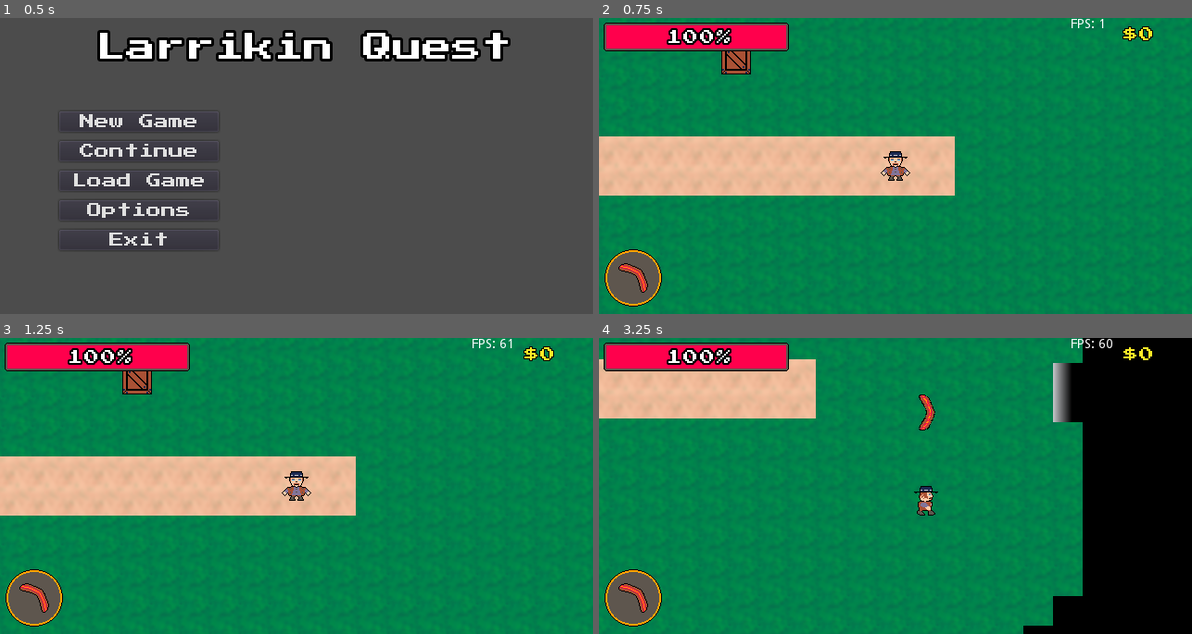
Above: before the commit, frames 1-4 (two rows, left to right).
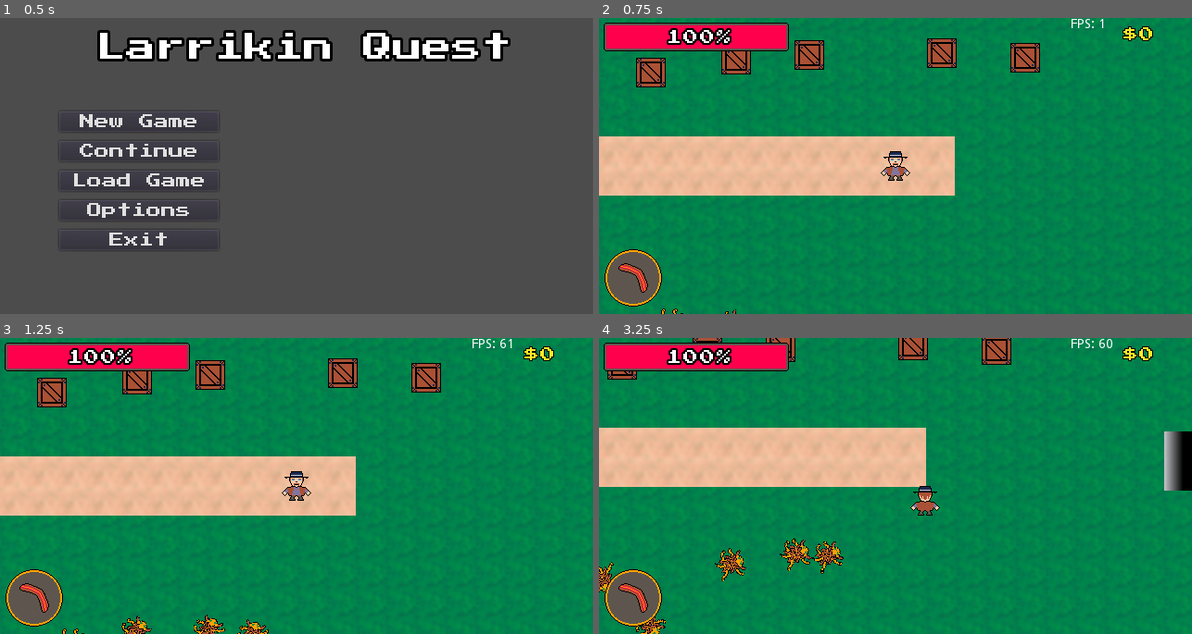
Above: after the commit, the same moments.

Repository: Beetron/2d-aussie-rpg
Game: Godot game, scene res://scene/Master.tscn
Two runs of this game, one before a commit and one after it. Both use one fixed random seed, a clock stepped at 60 frames per second and the inputs below.
Inputs (mouse positions are in pixels of both pictures, inside the frame that each line leads up to):
- Up to frame 1 (0.5 s): no input
- Up to frame 2 (0.75 s): click "New Game" at 0.5 s
- Up to frame 3 (1.25 s): no input
- Up to frame 4 (3.25 s): move the mouse to (1025, 471) at 1.27 s; press the mouse at (1025, 471) at 1.28 s; hold Right (ui_right) 1.28-2.03 s; move the mouse to (776, 500) at 2.02 s; release the mouse at (776, 500) at 2.03 s; hold Down (ui_down) 2.03-2.78 s; click (776, 500) at 2.1 s; move the mouse to (954, 420) at 2.77 s; press the mouse at (954, 420) at 2.78 s; hold Right (ui_right) from 2.78 s (still down)

Frame 1 is identical in both runs. In frame 2, 2.0% of the frame differs, in the area x 6-75%, y 6-100%; in frame 3, 2.5%; in frame 4, 39%, in the area x 0-100%, y 0-100%.

Commit message:
Added melee attacks

Diff:
--- /dev/null
+++ b/anim/PlayerAttackDown.tres
@@ -0,0 +1,54 @@
+[gd_resource type="Animation" format=2]
+
+[resource]
+resource_name = "AttackDown"
+length = 0.4
+step = 0.05
+tracks/0/type = "value"
+tracks/0/path = NodePath("AttackSpriteDown:frame")
+tracks/0/interp = 1
+tracks/0/loop_wrap = true
+tracks/0/imported = false
+tracks/0/enabled = true
+tracks/0/keys = {
+"times": PoolRealArray( 0, 0.05, 0.1, 0.15, 0.3, 0.35 ),
+"transitions": PoolRealArray( 1, 1, 1, 1, 1, 1 ),
+"update": 1,
+"values": [ 0, 1, 2, 3, 1, 0 ]
+}
+tracks/1/type = "value"
+tracks/1/path = NodePath("AttackSpriteDown:visible")
+tracks/1/interp = 1
+tracks/1/loop_wrap = true
+tracks/1/imported = false
+tracks/1/enabled = true
+tracks/1/keys = {
+"times": PoolRealArray( 0, 0.4 ),
+"transitions": PoolRealArray( 1, 1 ),
+"update": 1,
+"values": [ true, false ]
+}
+tracks/2/type = "value"
+tracks/2/path = NodePath("Sprite:visible")
+tracks/2/interp = 1
+tracks/2/loop_wrap = true
+tracks/2/imported = false
+tracks/2/enabled = true
+tracks/2/keys = {
+"times": PoolRealArray( 0, 0.4 ),
+"transitions": PoolRealArray( 1, 1 ),
+"update": 1,
+"values": [ false, true ]
+}
+tracks/3/type = "value"
+tracks/3/path = NodePath("KnifeHitbox/Down:disabled")
+tracks/3/interp = 1
+tracks/3/loop_wrap = true
+tracks/3/imported = false
+tracks/3/enabled = true
+tracks/3/keys = {
+"times": PoolRealArray( 0, 0.1, 0.3 ),
+"transitions": PoolRealArray( 1, 1, 1 ),
+"update": 1,
+"values": [ true, false, true ]
+}
--- /dev/null
+++ b/anim/PlayerAttackLeft.tres
@@ -0,0 +1,54 @@
+[gd_resource type="Animation" format=2]
+
+[resource]
+resource_name = "AttackLeft"
+length = 0.4
+step = 0.05
+tracks/0/type = "value"
+tracks/0/path = NodePath("AttackSpriteLeft:frame")
+tracks/0/interp = 1
+tracks/0/loop_wrap = true
+tracks/0/imported = false
+tracks/0/enabled = true
+tracks/0/keys = {
+"times": PoolRealArray( 0, 0.05, 0.1, 0.15, 0.3, 0.35 ),
+"transitions": PoolRealArray( 1, 1, 1, 1, 1, 1 ),
+"update": 1,
+"values": [ 0, 1, 2, 3, 1, 0 ]
+}
+tracks/1/type = "value"
+tracks/1/path = NodePath("Sprite:visible")
+tracks/1/interp = 1
+tracks/1/loop_wrap = true
+tracks/1/imported = false
+tracks/1/enabled = true
+tracks/1/keys = {
+"times": PoolRealArray( 0, 0.4 ),
+"transitions": PoolRealArray( 1, 1 ),
+"update": 1,
+"values": [ false, true ]
+}
+tracks/2/type = "value"
+tracks/2/path = NodePath("AttackSpriteLeft:visible")
+tracks/2/interp = 1
+tracks/2/loop_wrap = true
+tracks/2/imported = false
+tracks/2/enabled = true
+tracks/2/keys = {
+"times": PoolRealArray( 0, 0.4 ),
+"transitions": PoolRealArray( 1, 1 ),
+"update": 1,
+"values": [ true, false ]
+}
+tracks/3/type = "value"
+tracks/3/path = NodePath("KnifeHitbox/Left:disabled")
+tracks/3/interp = 1
+tracks/3/loop_wrap = true
+tracks/3/imported = false
+tracks/3/enabled = true
+tracks/3/keys = {
+"times": PoolRealArray( 0, 0.1, 0.3 ),
+"transitions": PoolRealArray( 1, 1, 1 ),
+"update": 1,
+"values": [ true, false, true ]
+}
--- /dev/null
+++ b/anim/PlayerAttackRight.tres
@@ -0,0 +1,54 @@
+[gd_resource type="Animation" format=2]
+
+[resource]
+resource_name = "AttackRight"
+length = 0.4
+step = 0.05
+tracks/0/type = "value"
+tracks/0/path = NodePath("AttackSpriteRight:frame")
+tracks/0/interp = 1
+tracks/0/loop_wrap = true
+tracks/0/imported = false
+tracks/0/enabled = true
+tracks/0/keys = {
+"times": PoolRealArray( 0, 0.05, 0.1, 0.15, 0.3, 0.35 ),
+"transitions": PoolRealArray( 1, 1, 1, 1, 1, 1 ),
+"update": 1,
+"values": [ 0, 1, 2, 3, 1, 0 ]
+}
+tracks/1/type = "value"
+tracks/1/path = NodePath("AttackSpriteRight:visible")
+tracks/1/interp = 1
+tracks/1/loop_wrap = true
+tracks/1/imported = false
+tracks/1/enabled = true
+tracks/1/keys = {
+"times": PoolRealArray( 0, 0.4 ),
+"transitions": PoolRealArray( 1, 1 ),
+"update": 1,
+"values": [ true, false ]
+}
+tracks/2/type = "value"
+tracks/2/path = NodePath("Sprite:visible")
+tracks/2/interp = 1
+tracks/2/loop_wrap = true
+tracks/2/imported = false
+tracks/2/enabled = true
+tracks/2/keys = {
+"times": PoolRealArray( 0, 0.4 ),
+"transitions": PoolRealArray( 1, 1 ),
+"update": 1,
+"values": [ false, true ]
+}
+tracks/3/type = "value"
+tracks/3/path = NodePath("KnifeHitbox/Right:disabled")
+tracks/3/interp = 1
+tracks/3/loop_wrap = true
+tracks/3/imported = false
+tracks/3/enabled = true
+tracks/3/keys = {
+"times": PoolRealArray( 0, 0.1, 0.3 ),
+"transitions": PoolRealArray( 1, 1, 1 ),
+"update": 1,
+"values": [ true, false, true ]
+}
--- /dev/null
+++ b/anim/PlayerAttackUp.tres
@@ -0,0 +1,54 @@
+[gd_resource type="Animation" format=2]
+
+[resource]
+resource_name = "AttackUp"
+length = 0.4
+step = 0.05
+tracks/0/type = "value"
+tracks/0/path = NodePath("AttackSpriteUp:frame")
+tracks/0/interp = 1
+tracks/0/loop_wrap = true
+tracks/0/imported = false
+tracks/0/enabled = true
+tracks/0/keys = {
+"times": PoolRealArray( 0, 0.05, 0.1, 0.15, 0.3, 0.35 ),
+"transitions": PoolRealArray( 1, 1, 1, 1, 1, 1 ),
+"update": 1,
+"values": [ 0, 1, 2, 3, 1, 0 ]
+}
+tracks/1/type = "value"
+tracks/1/path = NodePath("Sprite:visible")
+tracks/1/interp = 1
+tracks/1/loop_wrap = true
+tracks/1/imported = false
+tracks/1/enabled = true
+tracks/1/keys = {
+"times": PoolRealArray( 0, 0.4 ),
+"transitions": PoolRealArray( 1, 1 ),
+"update": 1,
+"values": [ false, true ]
+}
+tracks/2/type = "value"
+tracks/2/path = NodePath("AttackSpriteUp:visible")
+tracks/2/interp = 1
+tracks/2/loop_wrap = true
+tracks/2/imported = false
+tracks/2/enabled = true
+tracks/2/keys = {
+"times": PoolRealArray( 0, 0.4 ),
+"transitions": PoolRealArray( 1, 1 ),
+"update": 1,
+"values": [ true, false ]
+}
+tracks/3/type = "value"
+tracks/3/path = NodePath("KnifeHitbox/Up:disabled")
+tracks/3/interp = 1
+tracks/3/loop_wrap = true
+tracks/3/imported = false
+tracks/3/enabled = true
+tracks/3/keys = {
+"times": PoolRealArray( 0, 0.1, 0.3 ),
+"transitions": PoolRealArray( 1, 1, 1 ),
+"update": 1,
+"values": [ true, false, true ]
+}
--- a/scene/Crate.tscn
+++ b/scene/Crate.tscn
@@ -5,7 +5,6 @@
 [ext_resource path="res://particle/crateparticlelargespritesheet.png" type="Texture" id=3]
 [ext_resource path="res://particle/crateparticlessmall.png" type="Texture" id=4]
 [ext_resource path="res://particle/crateparticlesmedium.png" type="Texture" id=5]
-
 
 [sub_resource type="RectangleShape2D" id=1]
 extents = Vector2( 16.0343, 15.9664 )
--- a/scene/Level 1.tscn
+++ b/scene/Level 1.tscn
@@ -35,9 +35,33 @@
 [node name="Crate" parent="." index="5" instance=ExtResource( 3 )]
 position = Vector2( -171.837, -114.558 )
 
-[node name="LevelGate" parent="." index="6" instance=ExtResource( 4 )]
+[node name="Crate2" parent="." index="6" instance=ExtResource( 3 )]
+position = Vector2( -92.8368, -119.558 )
+
+[node name="Crate3" parent="." index="7" instance=ExtResource( 3 )]
+position = Vector2( -263.837, -100.558 )
+
+[node name="Crate4" parent="." index="8" instance=ExtResource( 3 )]
+position = Vector2( 50.1635, -121.558 )
+
+[node name="Crate5" parent="." index="9" instance=ExtResource( 3 )]
+position = Vector2( 140.164, -116.558 )
+
+[node name="LevelGate" parent="." index="10" instance=ExtResource( 4 )]
 position = Vector2( 336.796, 3.96881 )
 rotation = 4.71239
 
-[node name="Lizard" parent="." index="7" instance=ExtResource( 5 )]
+[node name="Lizard" parent="." index="11" instance=ExtResource( 5 )]
 position = Vector2( -288.001, 118 )
+
+[node name="Lizard2" parent="." index="12" instance=ExtResource( 5 )]
+position = Vector2( -244.001, 170 )
+
+[node name="Lizard3" parent="." index="13" instance=ExtResource( 5 )]
+position = Vector2( -175.001, 178 )
+
+[node name="Lizard4" parent="." index="14" instance=ExtResource( 5 )]
+position = Vector2( -98.0006, 185 )
+
+[node name="Lizard5" parent="." index="15" instance=ExtResource( 5 )]
+position = Vector2( -43.0005, 195 )
--- a/scene/Player.tscn
+++ b/scene/Player.tscn
@@ -10,10 +10,30 @@
 [ext_resource path="res://anim/PlayerIdleDown.tres" type="Animation" id=8]
 [ext_resource path="res://anim/PlayerIdleLeft.tres" type="Animation" id=9]
 [ext_resource path="res://anim/PlayerIdleRight.tres" type="Animation" id=10]
+[ext_resource path="res://img/knifeanimright.png" type="Texture" id=11]
+[ext_resource path="res://img/knifeanimup.png" type="Texture" id=12]
+[ext_resource path="res://img/knifeanimdown.png" type="Texture" id=13]
+[ext_resource path="res://img/knifeanimleft.png" type="Texture" id=14]
+[ext_resource path="res://anim/PlayerAttackUp.tres" type="Animation" id=15]
+[ext_resource path="res://anim/PlayerAttackLeft.tres" type="Animation" id=16]
+[ext_resource path="res://anim/PlayerAttackDown.tres" type="Animation" id=17]
+[ext_resource path="res://anim/PlayerAttackRight.tres" type="Animation" id=18]
 
 [sub_resource type="RectangleShape2D" id=1]
 extents = Vector2( 15.9752, 15.7779 )
 
+[sub_resource type="AnimationNodeAnimation" id=37]
+animation = "AttackDown"
+
+[sub_resource type="AnimationNodeAnimation" id=38]
+animation = "AttackLeft"
+
+[sub_resource type="AnimationNodeAnimation" id=39]
+animation = "AttackRight"
+
+[sub_resource type="AnimationNodeAnimation" id=34]
+animation = "AttackUp"
+
 [sub_resource type="AnimationNodeAnimation" id=2]
 animation = "Down"
 
@@ -78,11 +98,43 @@
 
 [sub_resource type="AnimationNodeStateMachineTransition" id=29]
 
+[sub_resource type="AnimationNodeStateMachineTransition" id=35]
+
+[sub_resource type="AnimationNodeStateMachineTransition" id=36]
+switch_mode = 2
+auto_advance = true
+
+[sub_resource type="AnimationNodeStateMachineTransition" id=40]
+
+[sub_resource type="AnimationNodeStateMachineTransition" id=41]
+
+[sub_resource type="AnimationNodeStateMachineTransition" id=42]
+
+[sub_resource type="AnimationNodeStateMachineTransition" id=43]
+switch_mode = 2
+auto_advance = true
+
+[sub_resource type="AnimationNodeStateMachineTransition" id=44]
+switch_mode = 2
+auto_advance = true
+
+[sub_resource type="AnimationNodeStateMachineTransition" id=45]
+switch_mode = 2
+auto_advance = true
+
 [sub_resource type="AnimationNodeStateMachine" id=30]
+states/AttackDown/node = SubResource( 37 )
+states/AttackDown/position = Vector2( 438, 462 )
+states/AttackLeft/node = SubResource( 38 )
+states/AttackLeft/position = Vector2( -92, 160 )
+states/AttackRight/node = SubResource( 39 )
+states/AttackRight/position = Vector2( 1000, 180 )
+states/AttackUp/node = SubResource( 34 )
+states/AttackUp/position = Vector2( 449, -146 )
 states/Down/node = SubResource( 2 )
 states/Down/position = Vector2( 437, 246 )
 states/IdleDown/node = SubResource( 3 )
-states/IdleDown/position = Vector2( 427, 351 )
+states/IdleDown/position = Vector2( 437, 359 )
 states/IdleLeft/node = SubResource( 4 )
 states/IdleLeft/position = Vector2( 134, 158 )
 states/IdleRight/node = SubResource( 5 )
@@ -95,11 +147,23 @@
 states/Right/position = Vector2( 575, 155 )
 states/Up/node = SubResource( 9 )
 states/Up/position = Vector2( 437, 72 )
-transitions = [ "Up", "Down", SubResource( 10 ), "Down", "Up …(636 unchanged characters)…  "Right", "IdleRight", SubResource( 29 ) ]
+transitions = [ "Up", "Down", SubResource( 10 ), "Down", "Up …(636 unchanged characters)…  "Right", "IdleRight", SubResource( 29 ), "IdleUp", "AttackUp", SubResource( 35 ), "AttackUp", "IdleUp", SubResource( 36 ), "IdleLeft", "AttackLeft", SubResource( 40 ), "IdleRight", "AttackRight", SubResource( 41 ), "IdleDown", "AttackDown", SubResource( 42 ), "AttackLeft", "IdleLeft", SubResource( 43 ), "AttackRight", "IdleRight", SubResource( 44 ), "AttackDown", "IdleDown", SubResource( 45 ) ]
 start_node = "IdleDown"
-graph_offset = Vector2( -81, -42 )
+graph_offset = Vector2( -180, 10 )
 
 [sub_resource type="AnimationNodeStateMachinePlayback" id=31]
+
+[sub_resource type="RectangleShape2D" id=32]
+extents = Vector2( 6.7874, 19.2672 )
+
+[sub_resource type="RectangleShape2D" id=46]
+extents = Vector2( 6.14494, 23.2916 )
+
+[sub_resource type="RectangleShape2D" id=47]
+extents = Vector2( 26.5358, 6.12041 )
+
+[sub_resource type="RectangleShape2D" id=48]
+extents = Vector2( 26.5358, 7.1936 )
 
 [node name="Player" type="KinematicBody2D" groups=[
 "player",
@@ -140,8 +204,13 @@
 [node name="Sprite" type="Sprite" parent="."]
 texture = ExtResource( 1 )
 hframes = 12
+frame = 1
 
 [node name="AnimationPlayer" type="AnimationPlayer" parent="."]
+anims/AttackDown = ExtResource( 17 )
+anims/AttackLeft = ExtResource( 16 )
+anims/AttackRight = ExtResource( 18 )
+anims/AttackUp = ExtResource( 15 )
 anims/Down = ExtResource( 6 )
 anims/IdleDown = ExtResource( 8 )
 anims/IdleLeft = ExtResource( 9 )
@@ -155,4 +224,56 @@
 tree_root = SubResource( 30 )
 anim_player = NodePath("../AnimationPlayer")
 parameters/playback = SubResource( 31 )
+
+[node name="KnifeHitbox" type="Area2D" parent="."]
+gravity = 0.0
+collision_layer = 8
+collision_mask = 20
+
+[node name="Up" type="CollisionShape2D" parent="KnifeHitbox"]
+position = Vector2( 3.70231, -30.8866 )
+shape = SubResource( 32 )
+disabled = true
+
+[node name="Down" type="CollisionShape2D" parent="KnifeHitbox"]
+position = Vector2( -4.72207, 27.0446 )
+shape = SubResource( 46 )
+disabled = true
+
+[node name="Left" type="CollisionShape2D" parent="KnifeHitbox"]
+position = Vector2( -23.3957, 2.79032 )
+shape = SubResource( 47 )
+disabled = true
+
+[node name="Right" type="CollisionShape2D" parent="KnifeHitbox"]
+position = Vector2( 22.7518, 2.79032 )
+shape = SubResource( 48 )
+disabled = true
+
+[node name="AttackSpriteUp" type="Sprite" parent="."]
+visible = false
+position = Vector2( 0, -32 )
+texture = ExtResource( 12 )
+offset = Vector2( 0, 16 )
+hframes = 4
+frame = 1
+
+[node name="AttackSpriteDown" type="Sprite" parent="."]
+visible = false
+texture = ExtResource( 13 )
+offset = Vector2( 0, 16 )
+hframes = 4
+
+[node name="AttackSpriteLeft" type="Sprite" parent="."]
+visible = false
+texture = ExtResource( 14 )
+offset = Vector2( -16, 0 )
+hframes = 4
+
+[node name="AttackSpriteRight" type="Sprite" parent="."]
+visible = false
+texture = ExtResource( 11 )
+offset = Vector2( 16, 0 )
+hframes = 4
+[connection signal="timeout" from="AttackTimer" to="." method="_on_AttackTimer_timeout"]
 [connection signal="timeout" from="DamageImmunity" to="." method="_on_DamageImmunity_timeout"]
--- a/script/Player.gd
+++ b/script/Player.gd
@@ -1,8 +1,13 @@
 extends KinematicBody2D
 
-enum Weapon {BOOMERANG, MAGICBOOMERANG}
+enum Weapon {BOOMERANG, KNIFE}
 
 const Boomerang = preload("res://scene/Boomerang.tscn")
+
+const TOP_RIGHT_CNR = -PI/4
+const TOP_LEFT_CNR = -(3*PI)/4
+const BOTTOM_RIGHT_CNR = PI/4
+const BOTTOM_LEFT_CNR = (3*PI)/4
 
 signal weapon_thrown(weapon, player_position, mouse_position, throw_strength)
 signal player_hp_changed(amount)
@@ -17,18 +22,22 @@
 export var boomerang_throw_strength = 600
 export var throw_strength = 0
 
+export var knife_attack_speed = 0.4
+export var knife_damage = 2
+
 export var hp : int
 
 onready var state_machine = $AnimationTree.get("parameters/playback")
 var last_direction = "Down"
-
+var attacking = false
 #var screen_size # Size of the game window.
 var velocity = Vector2.ZERO
 var boomerang_thrown = false
 
 # Called when the node enters the scene tree for the first time.
 func _ready():
-	equip_weapon(Weapon.BOOMERANG)
+	#equip_weapon(Weapon.BOOMERANG)
+	equip_weapon(Weapon.KNIFE)
 	self.connect("weapon_thrown", get_parent(), "spawn_boomerang")
 	self.connect("player_hp_changed", get_parent(), "player_hp_changed")
 	$AnimationTree.active = true
@@ -36,73 +45,104 @@
 
 func _process(delta):
 	handle_movement(delta)
+	update()
 	return
 
 func handle_movement(delta):
 	var acceleration = Vector2.ZERO
-	if Input.is_action_pressed("ui_right"):
-		acceleration.x += 1
-	if Input.is_action_pressed("ui_left"):
-		acceleration.x -= 1
-	if Input.is_action_pressed("ui_down"):
-		acceleration.y += 1
-	if Input.is_action_pressed("ui_up"):
-		acceleration.y -= 1
-	if !(Input.is_action_pressed("ui_left") or
-		   Input.is_action_pressed("ui_right") or
-		   Input.is_action_pressed("ui_down") or
-		   Input.is_action_pressed("ui_up")):
-		velocity = velocity * stop_friction #Apply extra friction to slow to a stop with no actions
-		state_machine.travel("Idle"+last_direction)
+	if attacking == true:
+		velocity = Vector2.ZERO
+	else:
+		if Input.is_action_pressed("ui_right"):
+			acceleration.x += 1
+		if Input.is_action_pressed("ui_left"):
+			acceleration.x -= 1
+		if Input.is_action_pressed("ui_down"):
+			acceleration.y += 1
+		if Input.is_action_pressed("ui_up"):
+			acceleration.y -= 1
+		if !(Input.is_action_pressed("ui_left") or
+			   Input.is_action_pressed("ui_right") or
+			   Input.is_action_pressed("ui_down") or
+			   Input.is_action_pressed("ui_up")):
+			velocity = velocity * stop_friction #Apply extra friction to slow to a stop with no actions
+			state_machine.travel("Idle"+last_direction)
 
-	if acceleration.x != 0:
-		if acceleration.x > 0:
-			state_machine.travel("Right")
-			last_direction = "Right"
-		else:
-			state_machine.travel("Left")
-			last_direction = "Left"
-	elif acceleration.y != 0:
-		if acceleration.y > 0:
-			state_machine.travel("Down")
-			last_direction = "Down"
-		else:
-			state_machine.travel("Up")
-			last_direction = "Up"
+		if acceleration.x != 0:
+			if acceleration.x > 0:
+				state_machine.travel("Right")
+				last_direction = "Right"
+			else:
+				state_machine.travel("Left")
+				last_direction = "Left"
+		elif acceleration.y != 0:
+			if acceleration.y > 0:
+				state_machine.travel("Down")
+				last_direction = "Down"
+			else:
+				state_machine.travel("Up")
+				last_direction = "Up"
 
-	if acceleration.length() > 0:
-		acceleration = acceleration.normalized() * acceleration_magnitude
+		if acceleration.length() > 0:
+			acceleration = acceleration.normalized() * acceleration_magnitude
 
-	velocity += acceleration * delta #Apply acceleration
-	velocity = velocity * friction #Apply friction
+		velocity += acceleration * delta #Apply acceleration
+		velocity = velocity * friction #Apply friction
 
-	#Avoid diagonals being faster
-	if velocity.length() > 0:
-		velocity = velocity.normalized() * clamp(velocity.length(), -max_speed, max_speed)
+		#Avoid diagonals being faster
+		if velocity.length() > 0:
+			velocity = velocity.normalized() * clamp(velocity.length(), -max_speed, max_speed)
 	return
 
-func attack(_event):
-	if($AttackTimer.is_stopped()):
-		$AttackTimer.start()
-		if(!boomerang_thrown):
-			emit_signal("weapon_thrown", current_weapon, position, get_global_mouse_position(), throw_strength)
-			boomerang_thrown = true
+func throw_boomerang(_event):
+	if(!boomerang_thrown):
+		emit_signal("weapon_thrown", Boomerang, position, get_global_mouse_position(), throw_strength)
+		boomerang_thrown = true
+
+func knife_strike(_event):
+	#Attack in the direction of the mouse, cut up into 4 quadrants, also sets the last faced direction
+	var angle = (get_global_mouse_position() - global_position).angle()
+	if angle >= TOP_LEFT_CNR and angle < TOP_RIGHT_CNR:
+		last_direction = "Up"
+	elif angle >= TOP_RIGHT_CNR and angle < BOTTOM_RIGHT_CNR:
+		last_direction = "Right"
+	elif angle >= BOTTOM_RIGHT_CNR and angle < BOTTOM_LEFT_CNR:
+		last_direction = "Down"
+	else:
+		last_direction = "Left"
+	state_machine.travel("Attack"+last_direction)
+	return
 
 func _input(event):
 	if event.is_action_pressed("game_attack"):
-		attack(event)
+		if($AttackTimer.is_stopped()):
+			$AttackTimer.start()
+			attacking = true
+			if(current_weapon == Weapon.BOOMERANG):
+				throw_boomerang(event)
+			elif(current_weapon == Weapon.KNIFE):
+				knife_strike(event)
 	return
 
 func _physics_process(_delta):
 	move_and_slide(velocity)
+	if attacking == true:
+		for i in $KnifeHitbox.get_overlapping_bodies():
+			if i.is_in_group("enemies"):
+				i.take_damage(knife_damage)
+			elif i.is_in_group("breakable"):
+				i.break_apart()
 	return
 
 func equip_weapon(new_weapon):
 	match(new_weapon):
 		Weapon.BOOMERANG:
-			current_weapon = Boomerang
+			current_weapon = Weapon.BOOMERANG
 			$AttackTimer.wait_time = boomerang_attack_speed
 			throw_strength = boomerang_throw_strength
+		Weapon.KNIFE:
+			current_weapon = Weapon.KNIFE
+			$AttackTimer.wait_time = knife_attack_speed
 	return
 
 func boomerang_returned():
@@ -125,3 +165,8 @@
 func _on_DamageImmunity_timeout():
 	$Sprite.modulate = Color(1, 1, 1, 1)
 	return
+
+
+func _on_AttackTimer_timeout():
+	attacking = false
+	return
Binary file changed: img/aussiedudespritesheet.png
Binary file added: img/knifeanimdown.png
Not shown, added: img/knifeanimdown.png.import
Binary file added: img/knifeanimleft.png
Not shown, added: img/knifeanimleft.png.import
Binary file added: img/knifeanimright.png
Not shown, added: img/knifeanimright.png.import
Binary file added: img/knifeanimup.png
Not shown, added: img/knifeanimup.png.import
Not shown: 1 places in scene/Player.tscn that only renumber resources
